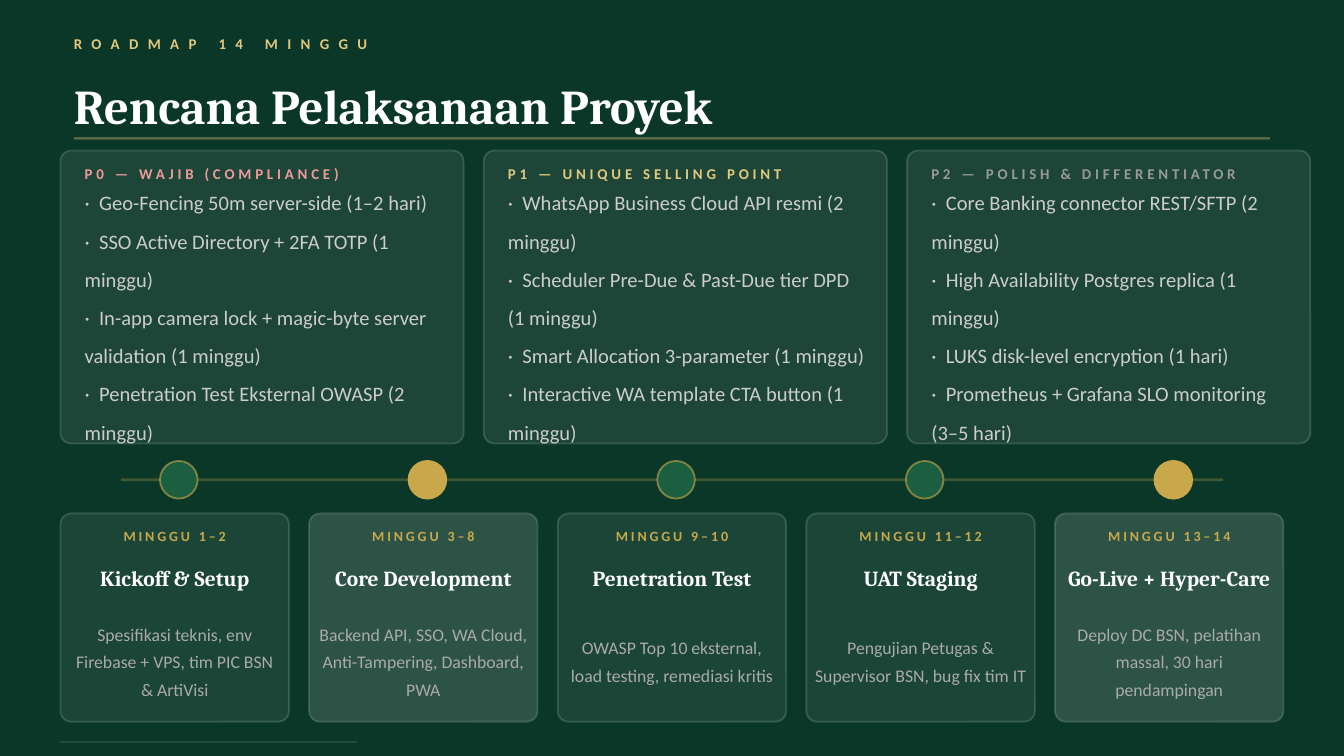
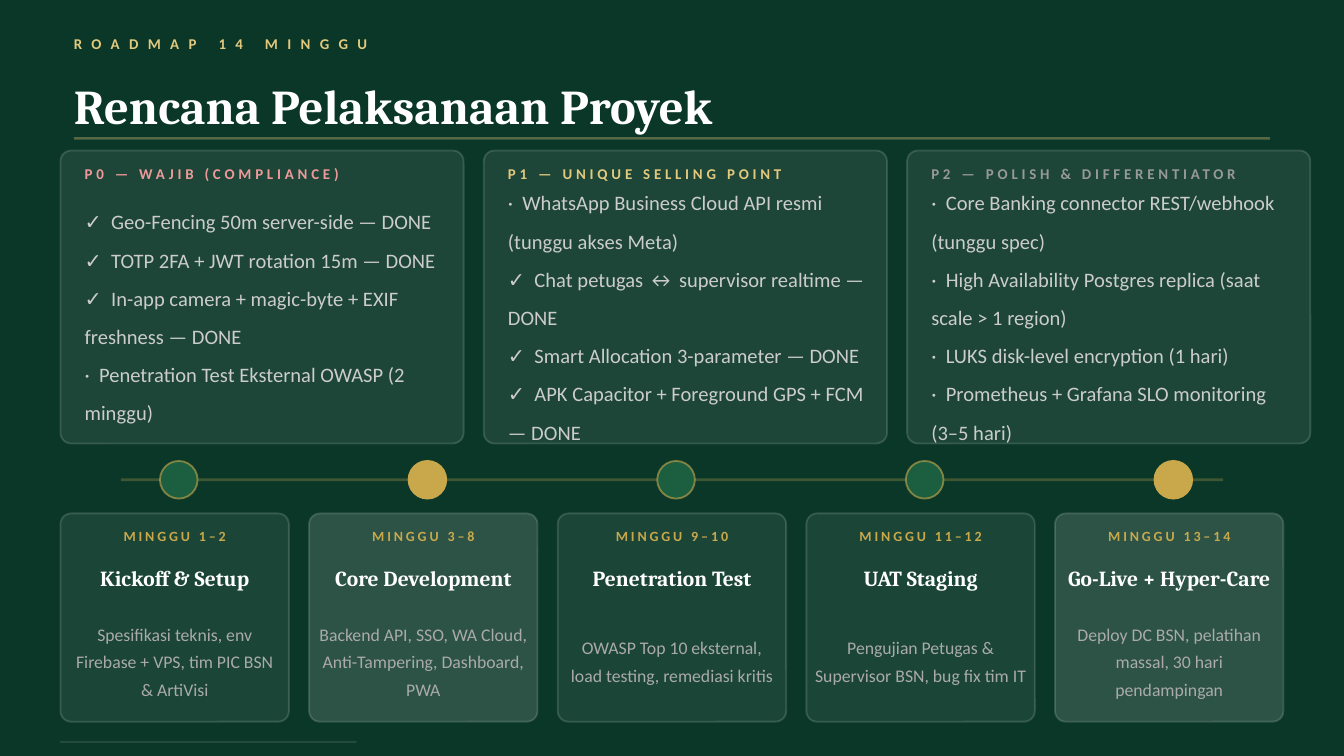
Before and after one commit to galihsidik86/bsn-lacak, a slide deck: slide 11 of docs/BSN-Lacak-ArtiVisi.pptx. Drawn at 1344x756 pixels with LibreOffice and Linux fonts; fonts in the diff are those of the drawing. Boxes give left, top, right and bottom in pixels: in the first picture for what was removed or moved away, otherwise in the second. Text is boxed around its words. In the diff, an @@ line names an element or a change of style, - is before the commit and + after.

```diff
--- a/docs/BSN-Lacak-ArtiVisi.pptx
+++ b/docs/BSN-Lacak-ArtiVisi.pptx
@@ text at [508,195,864,440]: text changed @@
-· WhatsApp Business Cloud API resmi (2 minggu)
-· Scheduler Pre-Due & Past-Due tier DPD (1 minggu)
-· Smart Allocation 3-parameter (1 minggu)
-· Interactive WA template CTA button (1 minggu)
+· WhatsApp Business Cloud API resmi (tunggu akses Meta)
+✓ Chat petugas ↔ supervisor realtime — DONE
+✓ Smart Allocation 3-parameter — DONE
+✓ APK Capacitor + Foreground GPS + FCM — DONE
@@ text at [931,195,1275,329]: text changed @@
-· Core Banking connector REST/SFTP (2 minggu)
-· High Availability Postgres replica (1 minggu)
+· Core Banking connector REST/webhook (tunggu spec)
+· High Availability Postgres replica (saat scale > 1 region)
@@ text at [85,215,436,344]: text changed @@
-· Geo-Fencing 50m server-side (1–2 hari)
-· SSO Active Directory + 2FA TOTP (1 minggu)
-· In-app camera lock + magic-byte server validation (1 minggu)
+✓ Geo-Fencing 50m server-side — DONE
+✓ TOTP 2FA + JWT rotation 15m — DONE
+✓ In-app camera + magic-byte + EXIF freshness — DONE
```
Also in this commit, not shown: 1 other slide changed, 4 other files.
